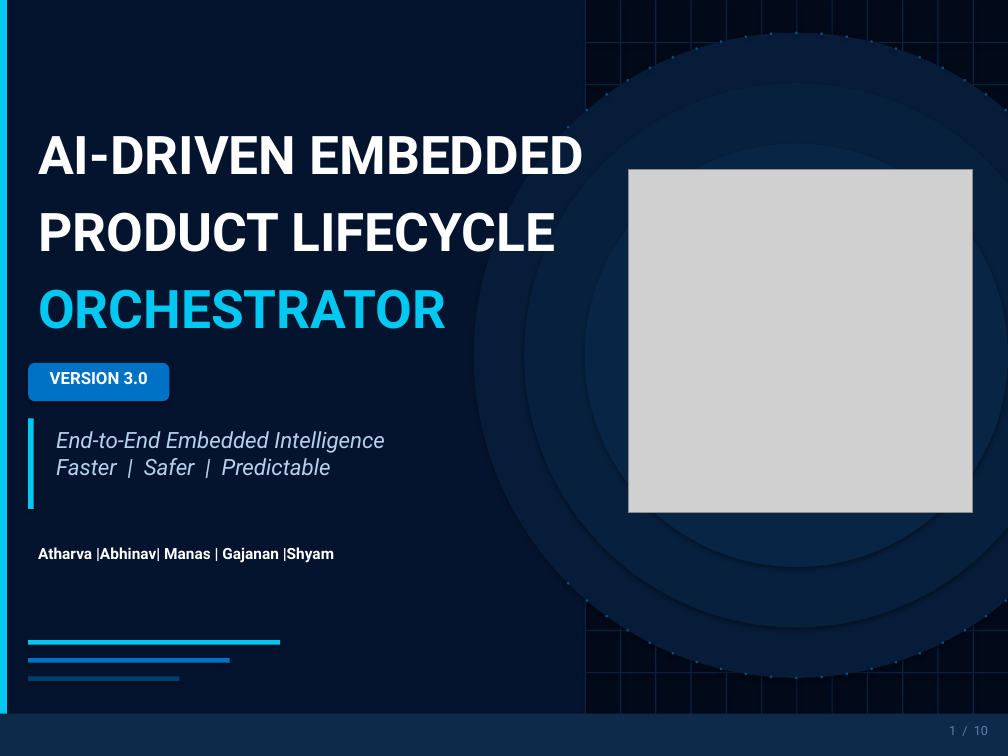
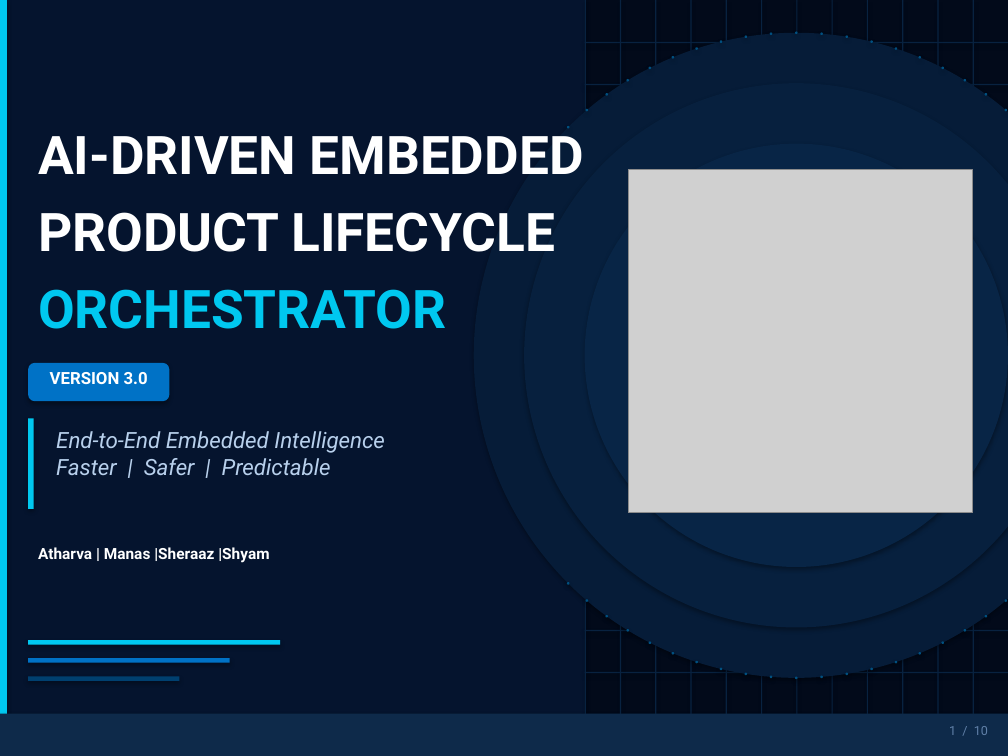
Before and after one commit to shyamnexus/HON_PPT, a slide deck: slide 1 of AI-Driven Embedded Product Lifecycle OrchestratorV5.pptx. Drawn at 1008x756 pixels with LibreOffice and Linux fonts; fonts in the diff are those of the drawing; grey boxes stand for pictures. Boxes give left, top, right and bottom in pixels: in the first picture for what was removed or moved away, otherwise in the second. Text is boxed around its words. In the diff, an @@ line names an element or a change of style, - is before the commit and + after.

```diff
--- a/AI-Driven Embedded Product Lifecycle OrchestratorV5.pptx
+++ b/AI-Driven Embedded Product Lifecycle OrchestratorV5.pptx
@@ text at bbox=[38, 547, 269, 563]: text changed @@
-Atharva |Abhinav| Manas | Gajanan |Shyam
+Atharva | Manas |Sheraaz |Shyam
```
Also in this commit, not shown: 3 other slides changed.
